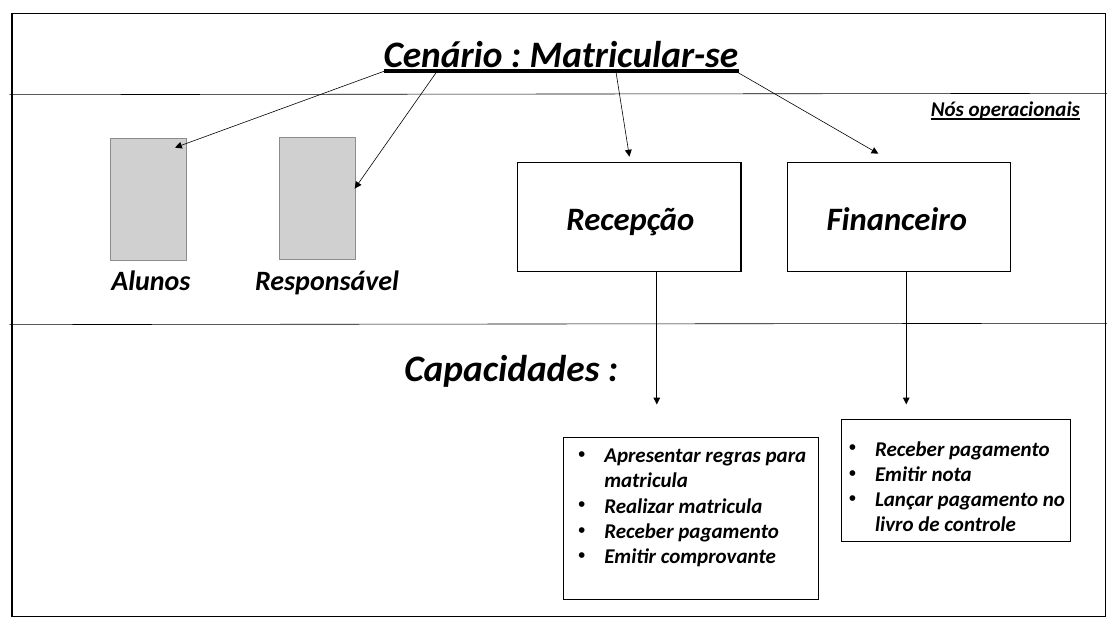
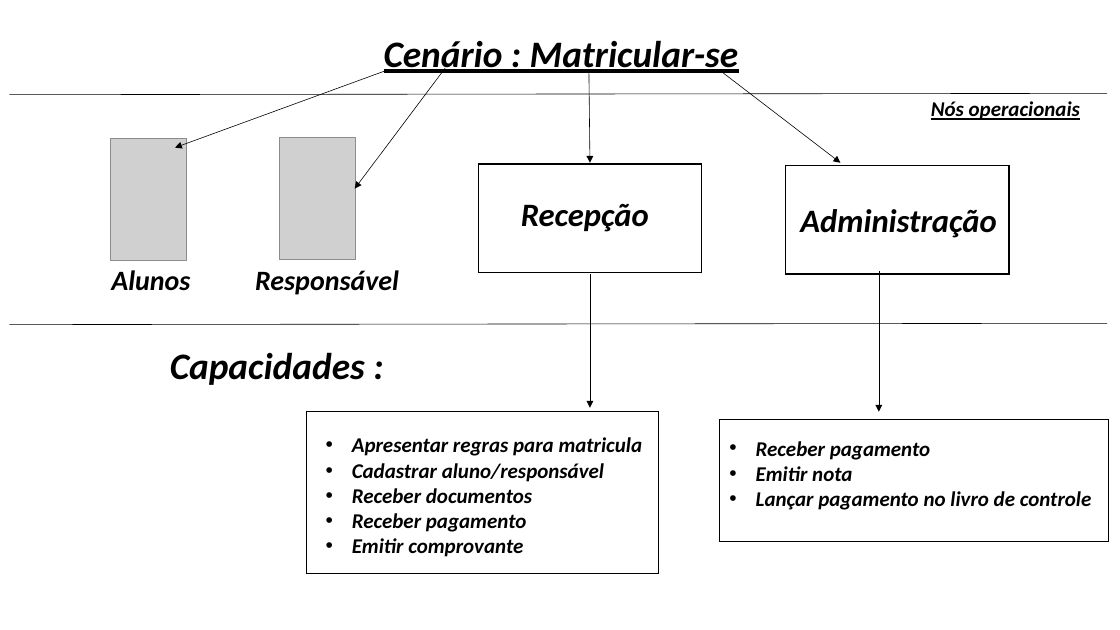
Before and after one commit to Ney-Rocha/OPE-3-semestre, a slide deck: slide 5 of cenario_de_negocio.pptx. Drawn at 1120x630 pixels with LibreOffice and Linux fonts; fonts in the diff are those of the drawing; grey boxes stand for pictures. Boxes give left, top, right and bottom in pixels: in the first picture for what was removed or moved away, otherwise in the second. Text is boxed around its words. In the diff, an @@ line names an element or a change of style, - is before the commit and + after.

```diff
--- a/cenario_de_negocio.pptx
+++ b/cenario_de_negocio.pptx
@@ rectangle removed at (12,13,1106,618) @@
@@ arrow moved from (437, 72) - (355, 189) to (445, 68) - (355, 189) @@
@@ arrow moved from (616, 71) - (629, 157) to (589, 69) - (590, 163) @@
@@ arrow moved from (738, 72) - (879, 154) to (720, 71) - (841, 163) @@
@@ rectangle: place and size @@
-rectangle at (518,163,741,271)
+rectangle at (478,164,702,272)
@@ text "Recepção": place and size @@
-text "Recepção" at (566,207,694,236)
+text "Recepção" at (521,203,649,232)
@@ text at (800,209,996,238): text changed @@
-Financeiro
+Administração
@@ arrow moved from (657, 271) - (657, 405) to (590, 275) - (590, 408) @@
@@ arrow moved from (907, 271) - (907, 405) to (879, 271) - (879, 412) @@
@@ text "Capacidades :": place and size @@
-text "Capacidades :" at (404,354,599,387)
+text "Capacidades :" at (170,352,365,385)
@@ rectangle: place and size @@
-rectangle at (564,438,818,600)
+rectangle at (307,412,659,574)
@@ rectangle: place and size @@
-rectangle at (842,419,1071,542)
+rectangle at (720,419,1109,542)
@@ text "Apresentar regras para matricula": place and size @@
-text "Apresentar regras para matricula" at (604,448,807,567)
+text "Apresentar regras para matricula" at (352,437,643,557)
@@ text "Receber pagamento" rewrapped from (875,441,1065,531) to (756,441,1092,510) @@
@@ text at (352,463,604,503): text changed @@
-• Realizar matricula
+• Cadastrar aluno/responsável
+• Receber documentos
```
Also in this commit, not shown: 10 other slides changed.
